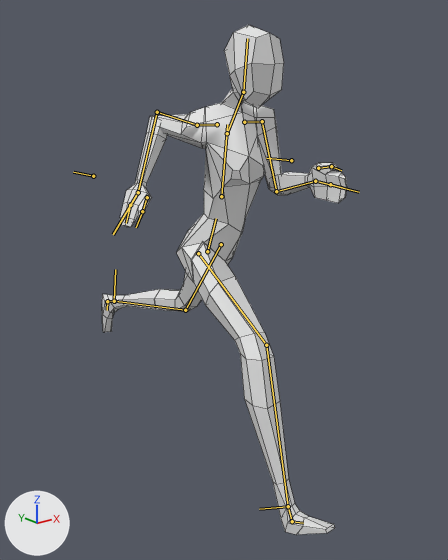
Renders of the FBX model Assets/Art/Models/mainpj.fbx from each side of a commit.
Before and after are seen from a 50 mm lens placed at (-1.34, -1.73, 1.54), pointed at (0.07, 0.03, 0.84). The lights are fixed; the arrows at lower left show +X, +Y and +Z. Both versions are drawn at frame 133 of the action 'Armor|ArmorAction'; the numbers are the values there. The bones that bend it are drawn over the model as lines. Mesh edges are drawn as thin lines.

Names of what the first picture shows: 'Character.001'.
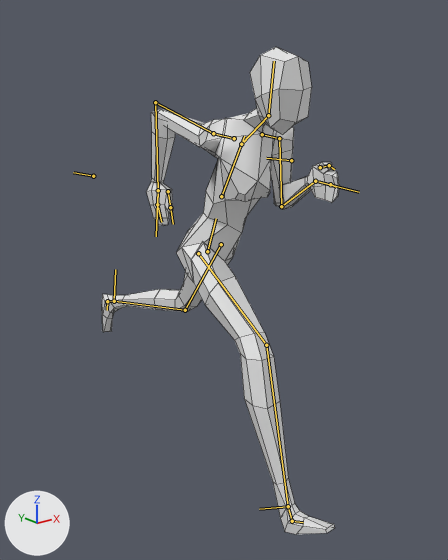
Pixel boxes (x1, y1, x2, y2) of what changed, in the pictures (448 x 560 px):
'Character.001', posed: before (102, 25, 347, 535); after (102, 47, 340, 534)
bone 'UpperTorso', root to tip: before (221, 196) to (227, 124); after (221, 196) to (244, 136)
bone 'Head', root to tip: before (243, 92) to (247, 38); after (268, 115) to (274, 61)
bone 'UpperArm.l', root to tip: before (262, 121) to (276, 191); after (279, 138) to (281, 206)
bone 'BottomArm.l', root to tip: before (276, 191) to (315, 181); after (281, 206) to (315, 181)
bone 'Fingers.l', root to tip: before (330, 184) to (342, 187); after (330, 184) to (336, 187)
bone 'UpperArm.r.001', root to tip: before (197, 125) to (157, 112); after (213, 133) to (155, 102)
bone 'BottomArm.r.001', root to tip: before (157, 112) to (138, 192); after (155, 102) to (158, 190)
bone 'palm.r.001', root to tip: before (138, 192) to (130, 205); after (158, 190) to (157, 204)

The change, as a diff of the scene's bpy script:
```diff
--- a/Assets/Art/Models/mainpj.fbx.py
+++ b/Assets/Art/Models/mainpj.fbx.py
@@ bone_uppertorso @@
 bone_uppertorso = bpy.data.objects['Armor'].pose.bones['UpperTorso']  # child of 'BottomTorso'
-bone_uppertorso.rotation_quaternion = (0.979, -0.05, -0.186, 0.068)  # degrees (-8, -21, 9)
+bone_uppertorso.rotation_quaternion = (0.948, -0.093, -0.179, 0.248)  # degrees (-16, -17, 32)
@@ bone_head @@
 bone_head = bpy.data.objects['Armor'].pose.bones['Head']  # child of 'Neck'
-bone_head.rotation_quaternion = (0.993, 0.001, -0.021, -0.12)  # degrees (0, -2, -14)
+bone_head.rotation_quaternion = (0.955, 0.007, -0.017, -0.296)  # degrees (1, -2, -35)
@@ bone_upperarm_l @@
 bone_upperarm_l = bpy.data.objects['Armor'].pose.bones['UpperArm.l']  # child of 'clavicle.l'
-bone_upperarm_l.rotation_quaternion = (0.977, 0.045, -0.04, 0.205)  # degrees (4, -6, 23)
+bone_upperarm_l.rotation_quaternion = (0.971, 0.004, -0.066, 0.228)  # degrees (-1, -7, 27)
@@ bone_bottomarm_l @@
 bone_bottomarm_l = bpy.data.objects['Armor'].pose.bones['BottomArm.l']  # child of 'UpperArm.l'
-bone_bottomarm_l.rotation_quaternion = (0.689, -0.151, -0.176, 0.687)  # degrees (-27, -2, 90)
+bone_bottomarm_l.rotation_quaternion = (0.515, -0.178, -0.127, 0.829)  # degrees (-24, 9, 114)
@@ bone_palm_l @@
 bone_palm_l = bpy.data.objects['Armor'].pose.bones['palm.l']  # child of 'BottomArm.l'
-bone_palm_l.rotation_quaternion = (0.971, -0.208, -0.083, -0.083)  # degrees (-23, -11, -7)
+bone_palm_l.rotation_quaternion = (0.955, -0.234, -0.051, -0.175)  # degrees (-26, -10, -18)
@@ bone_fingers_l @@
 bone_fingers_l = bpy.data.objects['Armor'].pose.bones['Fingers.l']  # child of 'palm.l'
-bone_fingers_l.rotation_quaternion = (1.0, 0.0, 0.0, 0.0)  # degrees (0, 0, 0)
+bone_fingers_l.rotation_quaternion = (0.989, 0.148, -0.024, 0.011)  # degrees (17, -3, 1)
@@ bone_upperarm_r_001 @@
 bone_upperarm_r_001 = bpy.data.objects['Armor'].pose.bones['UpperArm.r.001']  # child of 'clavicle.r'
-bone_upperarm_r_001.rotation_quaternion = (0.833, 0.321, -0.095, -0.441)  # degrees (39, 7, -53)
+bone_upperarm_r_001.rotation_quaternion = (0.755, 0.326, -0.383, -0.422)  # degrees (59, -18, -68)
@@ bone_bottomarm_r_001 @@
 bone_bottomarm_r_001 = bpy.data.objects['Armor'].pose.bones['BottomArm.r.001']  # child of 'UpperArm.r.001'
-bone_bottomarm_r_001.rotation_quaternion = (0.69, -0.08, 0.116, 0.71)  # degrees (3, 16, 92)
+bone_bottomarm_r_001.rotation_quaternion = (0.726, -0.056, 0.111, 0.676)  # degrees (4, 14, 86)
@@ bone_palm_r_001 @@
 bone_palm_r_001 = bpy.data.objects['Armor'].pose.bones['palm.r.001']  # child of 'BottomArm.r.001'
-bone_palm_r_001.rotation_quaternion = (0.982, 0.169, -0.055, 0.067)  # degrees (19, -8, 7)
+bone_palm_r_001.rotation_quaternion = (0.951, 0.123, 0.071, 0.276)  # degrees (16, 4, 33)
```
